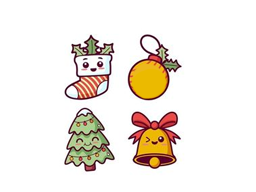
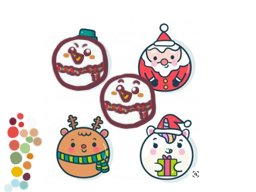
Revision of a layered 256×192 image; what changed, layer by layer:
added layer "color ref" above "paleete" over (3, 112, 43, 192)
added group "obj group3" with 3 layers in group "obj" over (49, 20, 200, 184)
added layer "레이어 6" in group "obj group3" over (99, 73, 157, 130)
added layer "snowman1" in group "obj group3" over (51, 35, 109, 92)
added layer "ref santa" in group "obj group3" over (49, 20, 200, 184)
removed layer "레이어 5" from group "obj group2" over (131, 68, 168, 99)
added layer "ice2" in group "obj group2" over (128, 104, 194, 176)
added layer "ice1" in group "obj group2" over (128, 104, 194, 176)
added layer "socks2" in group "obj group2" over (51, 35, 118, 100)
added layer "socks1" in group "obj group2" over (56, 39, 123, 104)
added layer "tree1" in group "obj group2" over (53, 105, 122, 175)
added layer "ice ref" in group "obj group2" over (123, 107, 197, 175)
